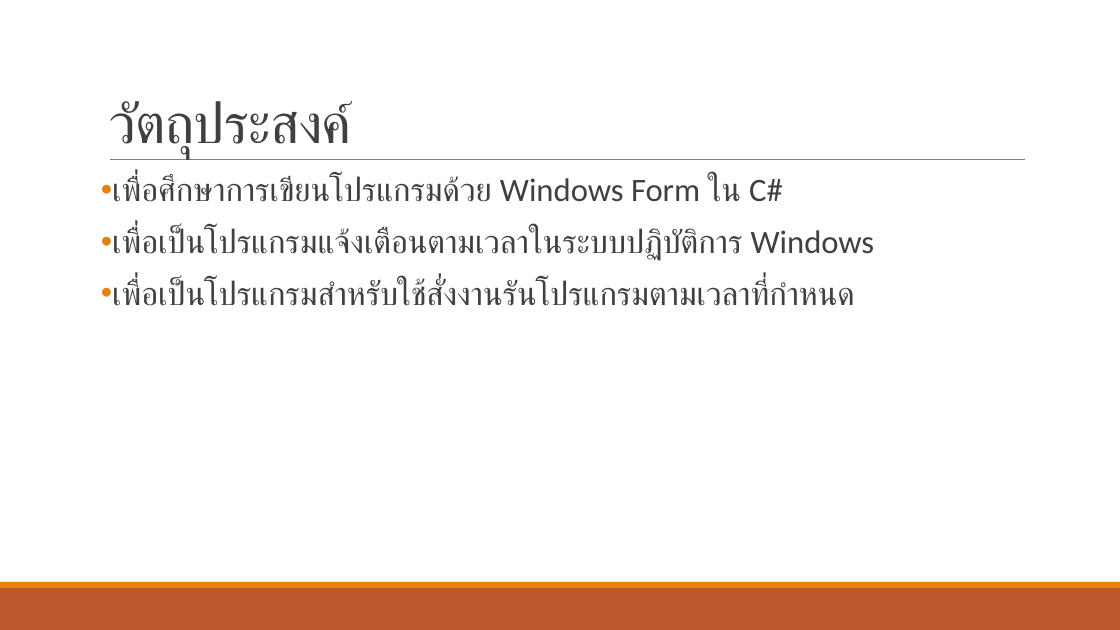
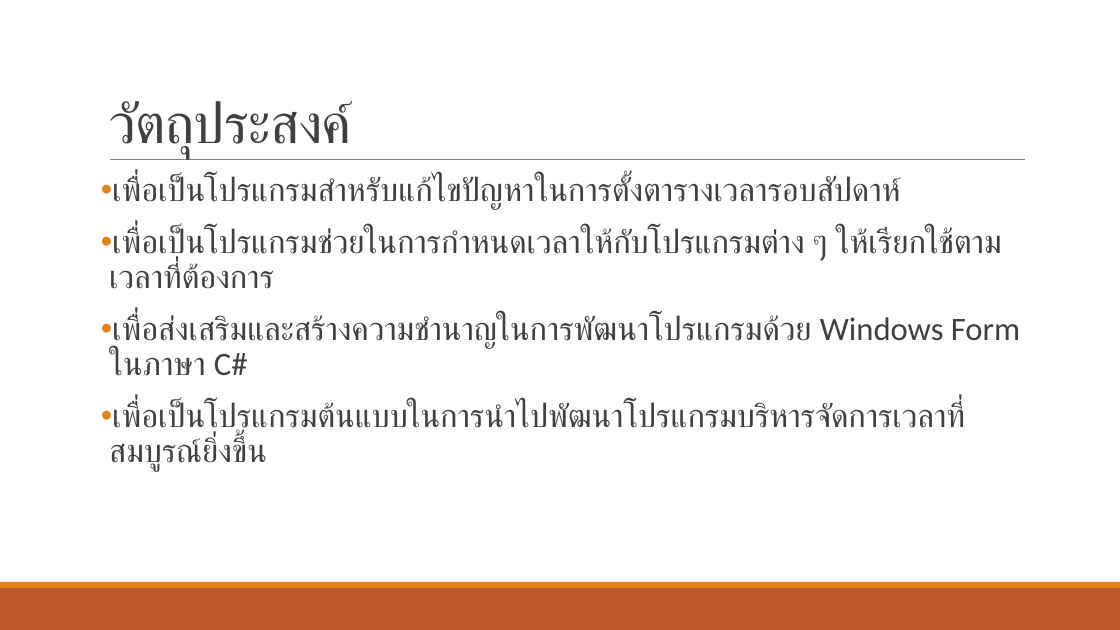
Before and after one commit to wannaphong/timenone, a slide deck: slide 2 of งานนำเสนอ.pptx. Drawn at 1120x630 pixels with LibreOffice and Linux fonts; fonts in the diff are those of the drawing. Boxes give left, top, right and bottom in pixels: in the first picture for what was removed or moved away, otherwise in the second. Text is boxed around its words. In the diff, an @@ line names an element or a change of style, - is before the commit and + after.

```diff
--- a/งานนำเสนอ.pptx
+++ b/งานนำเสนอ.pptx
@@ text at [109,176,1020,471]: text changed @@
-• เพื่อศึกษาการเขียนโปรแกรมด้วย Windows Form ใน C#
-• เพื่อเป็นโปรแกรมแจ้งเตือนตามเวลาในระบบปฏิบัติการ Windows
-• เพื่อเป็นโปรแกรมสำหรับใช้สั่งงานรันโปรแกรมตามเวลาที่กำหนด
+• เพื่อเป็นโปรแกรมสำหรับแก้ไขปัญหาในการตั้งตารางเวลารอบสัปดาห์
+• เพื่อเป็นโปรแกรมช่วยในการกำหนดเวลาให้กับโปรแกรมต่าง ๆ ให้เรียกใช้ตามเวลาที่ต้องการ
+• เพื่อส่งเสริมและสร้างความชำนาญในการพัฒนาโปรแกรมด้วย Windows Form ในภาษา C#
+• เพื่อเป็นโปรแกรมต้นแบบในการนำไปพัฒนาโปรแกรมบริหารจัดการเวลาที่สมบูรณ์ยิ่งขึ้น
```
Also in this commit, not shown: 2 other slides changed.
